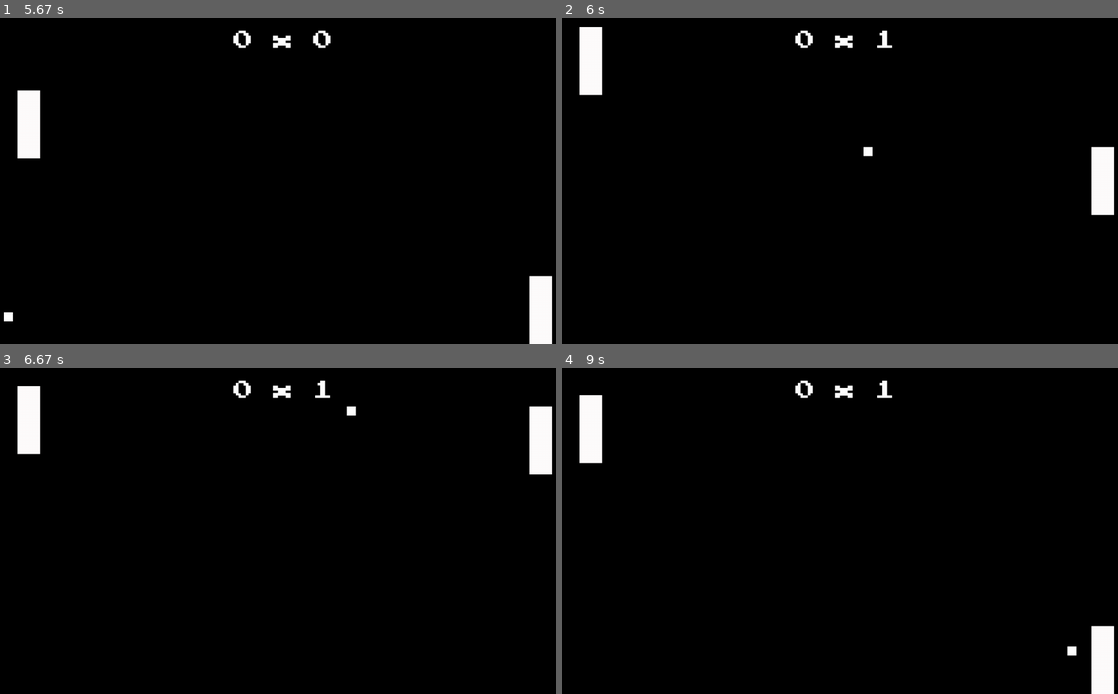
Above: before the commit, frames 1-4 (two rows, left to right).
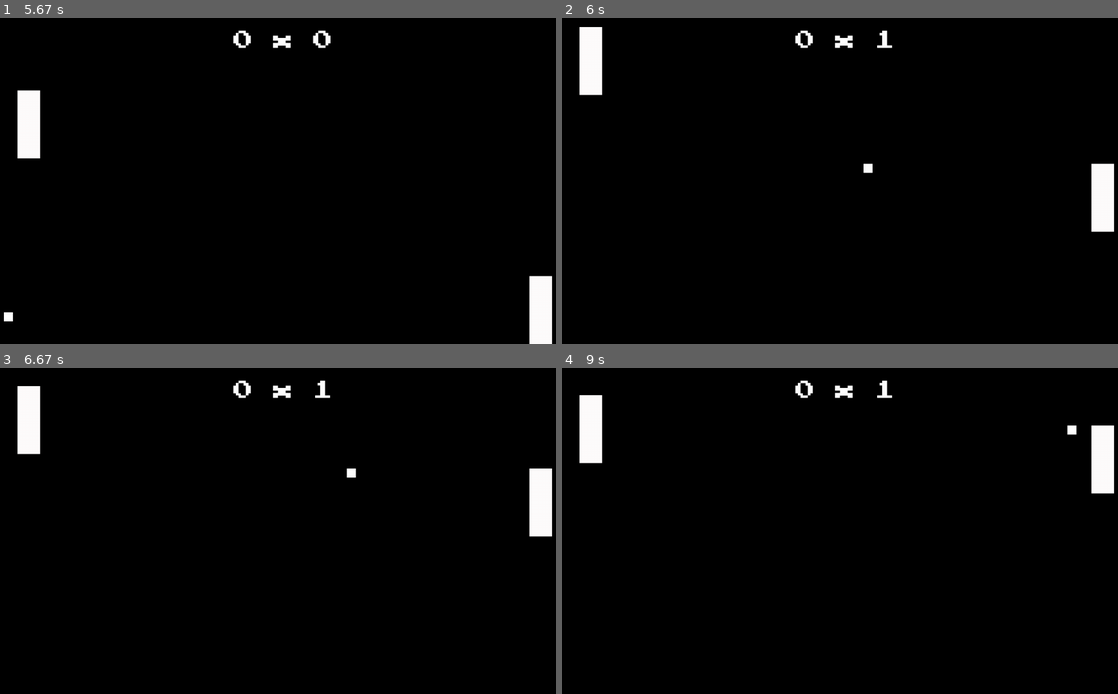
Above: after the commit, the same moments.

Repository: ViniciusSouzaCosta/Pong-with-Upgrades
Game: pygame game, started from pong-pygame/mypongpygame.py
Two runs of this game, one before a commit and one after it. Both use one fixed random seed, a clock stepped at 60 frames per second and the inputs below.
Inputs:
- Up to frame 1 (5.67 s): hold Up 0.33-0.8 s; hold Down 0.83-1.13 s; hold Up 1.17-1.53 s; hold Down 1.57-1.93 s; hold Up 1.97-2.27 s; hold Down 2.3-2.6 s; hold Up 2.63-3 s; hold Down 3.03-3.4 s; hold Up 3.43-3.73 s; hold Down 3.77-4.07 s; hold Up 4.1-4.47 s; hold Down 4.5-4.87 s; hold Up 4.9-5.2 s; hold Down 5.23-5.53 s; hold Up from 5.57 s (still down)
- Up to frame 2 (6 s): release Up at 5.93 s; hold Down from 5.97 s (still down)
- Up to frame 3 (6.67 s): release Down at 6.33 s; hold Up from 6.37 s (still down)
- Up to frame 4 (9 s): release Up at 6.67 s; hold Down 6.7-7 s; hold Up 7.03-7.4 s; hold Down 7.43-7.8 s; hold Up 7.83-8.13 s; hold Down 8.17-8.47 s; hold Up 8.5-8.87 s; hold Down from 8.9 s (still down)

Frame 1 is identical in both runs. In frame 2, 0.5% of the frame differs, in the area x 54-100%, y 39-66%; in frame 3, 1.7%; in frame 4, 1.9%, in the area x 90-100%, y 17-100%.

Commit message:
different angles on hit and refactorized code

Diff:
--- /dev/null
+++ b/pong-pygame/ball.py
@@ -0,0 +1,8 @@
+import pygame
+
+# ball
+ball = pygame.image.load("assets/ball.png")
+ball_x = 640
+ball_y = 360
+ball_dx = 5
+ball_dy = 5
--- a/pong-pygame/mypongpygame.py
+++ b/pong-pygame/mypongpygame.py
@@ -1,4 +1,7 @@
 import pygame
+import random
+from ball import ball, ball_x, ball_y, ball_dx, ball_dy
+from padds import player_1, player_1_y, player_1_move_up, player_1_move_down, player_2, player_2_y
 
 pygame.init()
 
@@ -26,25 +29,6 @@
 # sound effects
 bounce_sound_effect = pygame.mixer.Sound('assets/bounce.wav')
 scoring_sound_effect = pygame.mixer.Sound('assets/258020__kodack__arcade-bleep-sound.wav')
-
-# player 1
-player_1 = pygame.image.load("assets/player.png")
-player_1_y = 300
-player_1_x = 100
-player_1_move_up = False
-player_1_move_down = False
-
-# player 2 - robot
-player_2 = pygame.image.load("assets/player.png")
-player_2_y = 300
-player_2_x = 100
-
-# ball
-ball = pygame.image.load("assets/ball.png")
-ball_x = 640
-ball_y = 360
-ball_dx = 5
-ball_dy = 5
 
 # score
 score_1 = 0
@@ -95,7 +79,7 @@
         if ball_x + 20 >= 50 and ball_x <= 100:  # bugfix under and above paddle collider
             if player_1_y + 150 == ball_y or player_1_y == ball_y + 20:
                 ball_dx *= -2
-                ball_dy *= -1
+                ball_dy *= random.randint([-1, 1]) * abs(ball_dy)
                 bounce_sound_effect.play()
 
         # ball collision with the player 2 's paddle
@@ -108,21 +92,21 @@
         if ball_x + 20 >= 1180 and ball_x <= 1130:  # bugfix under and above paddle collider
             if player_1_y + 150 == ball_y or player_1_y == ball_y + 20:
                 ball_dx *= -1
-                ball_dy *= -1
+                ball_dy *= random.randint([-1, 1]) * abs(ball_dy)
                 bounce_sound_effect.play()
         # ball speed halved after each score
         # scoring points
         if ball_x < 0:
             ball_x = 640
             ball_y = 360
-            ball_dy *= -1
+            ball_dy *= -0.5
             ball_dx *= -0.5
             score_2 += 1
             scoring_sound_effect.play()
         elif ball_x > 1280:
             ball_x = 640
             ball_y = 360
-            ball_dy *= -1
+            ball_dy *= -0.5
             ball_dx *= -0.5
             score_1 += 1
             scoring_sound_effect.play()
--- /dev/null
+++ b/pong-pygame/padds.py
@@ -0,0 +1,13 @@
+import pygame
+
+# player 1
+player_1 = pygame.image.load("assets/player.png")
+player_1_y = 300
+player_1_x = 100
+player_1_move_up = False
+player_1_move_down = False
+
+# player 2 - robot
+player_2 = pygame.image.load("assets/player.png")
+player_2_y = 300
+player_2_x = 100
